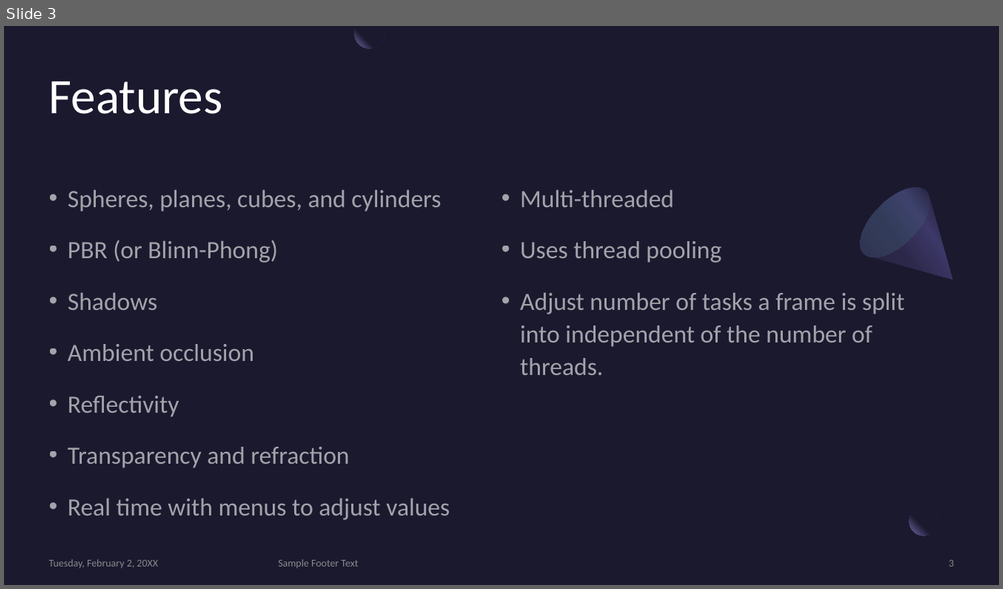
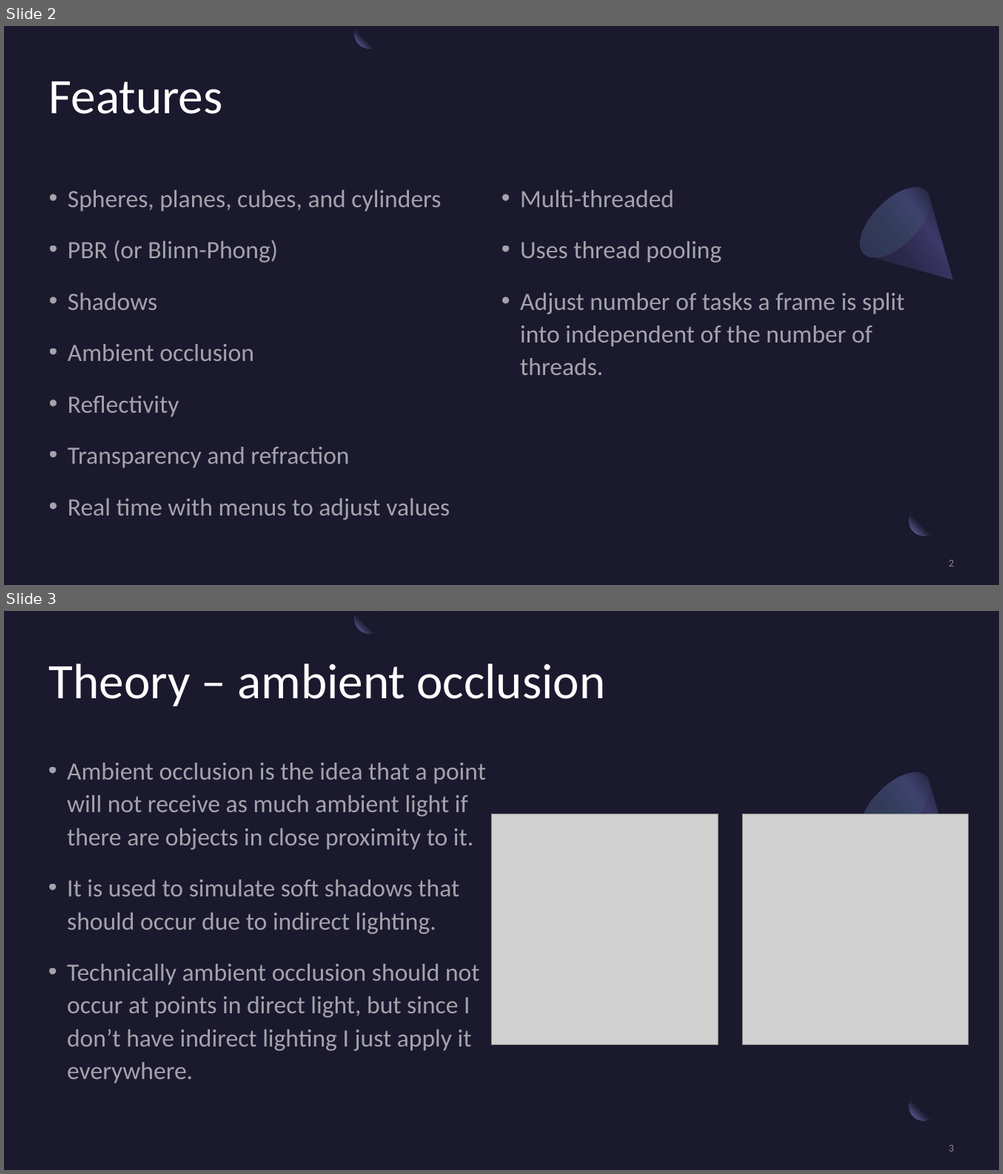
Before and after one commit to jtothec67/Ray-tracer, a slide deck: Presentation Title.pptx. Shown one above the other, each under a label of ours: slide 3 before the commit, slides 2 and 3 after it. The pictures are 1003x589 and 1003x1174 pixels, drawn with LibreOffice and Linux fonts; fonts in the diff are those of the drawing; grey boxes stand for pictures. Boxes give left, top, right and bottom in pixels: in the first picture for what was removed or moved away, otherwise in the second. Text is boxed around its words. In the diff, an @@ line names an element or a change of style, - is before the commit and + after.

```diff
--- a/Presentation Title.pptx
+++ b/Presentation Title.pptx
@@ slide 3 added at <box>4,611,999,1170</box>, background #1B192E; not listed: 2 template elements that a slide beside it also shows @@
@@ freeform shape added at <box>355,611,384,633</box>, fill gradient #1B192E to #7771B2 @@
@@ title added at <box>49,664,605,706</box>, 48 pt, text #FFFFFF @@
+Theory – ambient occlusion
@@ text added at <box>67,763,486,1084</box>, 24 pt, text #FFFFFF at 60% opacity @@
+• Ambient occlusion is the idea that a point will not receive as much ambient light if there are objects in close proximity to it.
+• It is used to simulate soft shadows that should occur due to indirect lighting.
+• Technically ambient occlusion should not occur at points in direct light, but since I don’t have indirect lighting I just apply it everywhere.
@@ freeform shape added at <box>848,760,983,896</box>, fill gradient #2C284A to #3C3867 to #1B192E @@
@@ ellipse added at <box>848,760,942,854</box>, fill gradient #454075 to #5BEFC1 @@
@@ picture added at <box>491,815,718,1045</box> @@
@@ picture added at <box>742,815,967,1045</box> @@
@@ page number added at <box>948,1145,953,1152</box>, 10 pt, text #A6A6A6 at 80% opacity @@
+3
@@ what was slide 3 is now slide 2 @@
@@ slide 2 changed as well @@
@@ text removed at <box>49,560,158,568</box> @@
-Tuesday, February 2, 20XX
@@ text removed at <box>278,560,358,568</box> @@
-Sample Footer Text
```
Also in this commit, not shown: 8 other slides changed, 9 other slides added, 2 slides removed, 2 other files.
